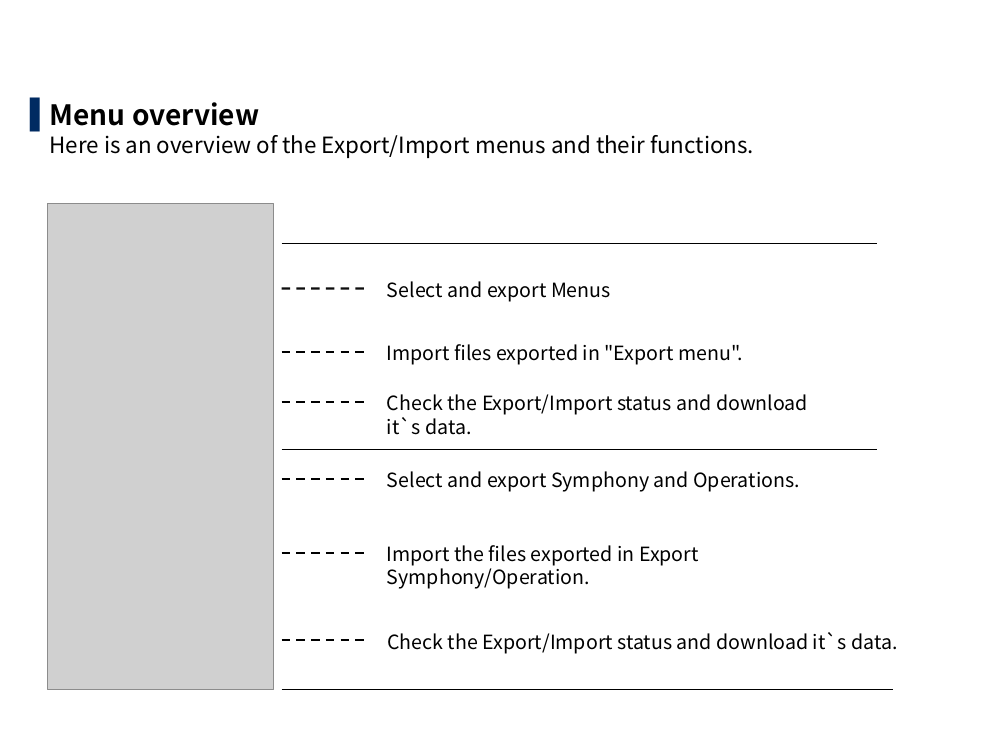
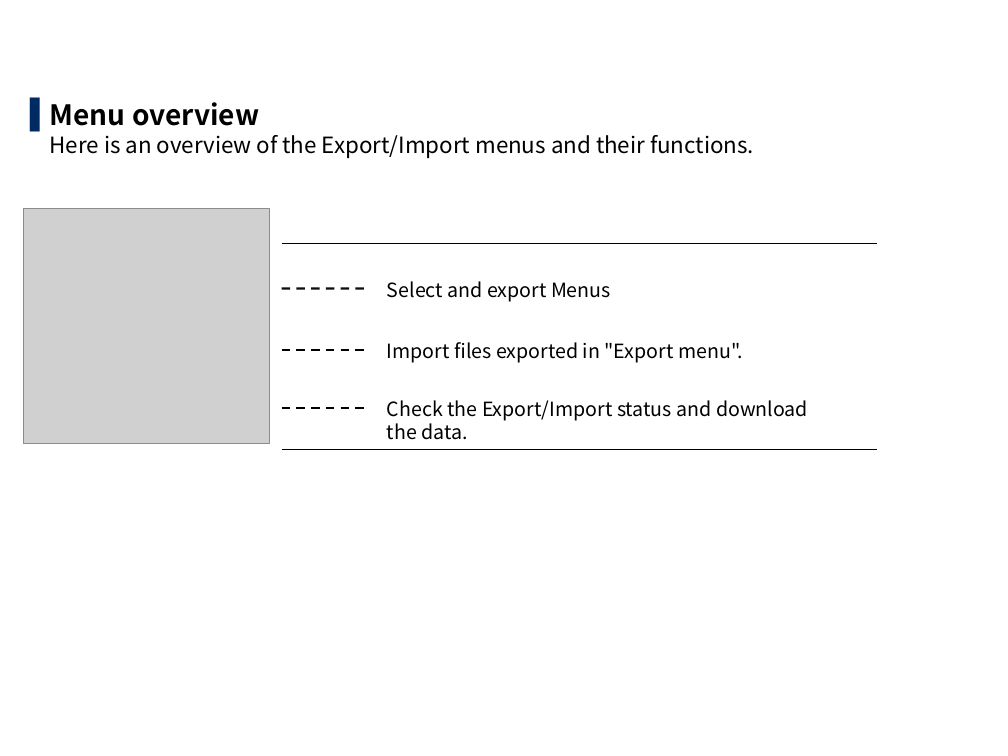
Before and after one commit to exastro-suite/it-automation-docs, a slide deck: slide 8 of asset/Learn/ITA-export-import_classroom_lecture_en.pptx (slide 12 before the commit). Drawn at 1008x756 pixels with LibreOffice and Linux fonts; fonts in the diff are those of the drawing; grey boxes stand for pictures; background and template pictures are left out. Boxes give left, top, right and bottom in pixels: in the first picture for what was removed or moved away, otherwise in the second. Text is boxed around its words. In the diff, an @@ line names an element or a change of style, - is before the commit and + after.

```diff
--- a/asset/Learn/ITA-export-import_classroom_lecture_en.pptx
+++ b/asset/Learn/ITA-export-import_classroom_lecture_en.pptx
@@ picture added at box(23, 209, 269, 444) @@
@@ picture removed at box(47, 204, 273, 689) @@
@@ line moved from (281, 402) - (369, 402) to (281, 407) - (369, 407) @@
@@ text at box(387, 400, 808, 440): text changed @@
-Check the Export/Import status and download it`s data.
+Check the Export/Import status and download the data.
@@ line removed from (281, 479) to (369, 479) @@
@@ text removed at box(387, 471, 800, 492) @@
-Select and export Symphony and Operations.
@@ line removed from (281, 552) to (369, 552) @@
@@ text removed at box(387, 545, 699, 589) @@
-Import the files exported in Export Symphony/Operation.
@@ line removed from (281, 640) to (369, 640) @@
@@ text removed at box(387, 632, 897, 654) @@
-Check the Export/Import status and download it`s data.
@@ line removed from (281, 689) to (893, 689) @@
```
Also in this commit, not shown: 9 other slides changed, 7 slides removed, 5 other files.
